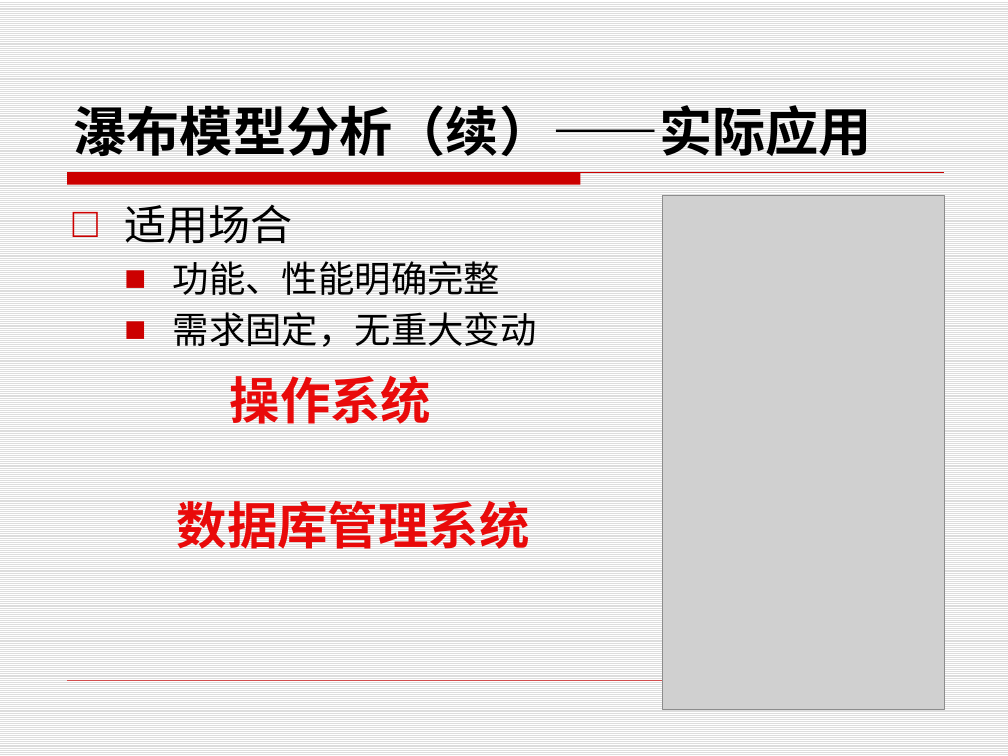
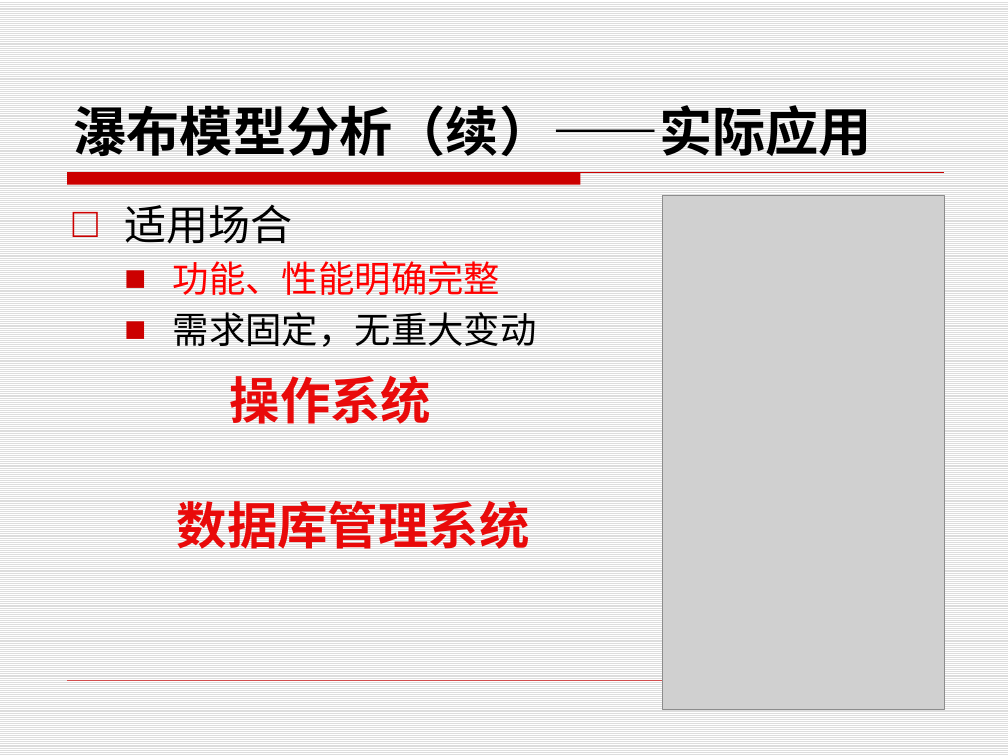
Before and after one commit to edu2act/course-foundation-software-tesing, a slide deck: slide 17 of PPT/第三部分 软件测试应用/10.1 软件开发模型.pptx (slide 21 before the commit). Drawn at 1008x756 pixels with LibreOffice and Linux fonts; fonts in the diff are those of the drawing; grey boxes stand for pictures. Boxes give left, top, right and bottom in pixels: in the first picture for what was removed or moved away, otherwise in the second. Text is boxed around its words. In the diff, an @@ line names an element or a change of style, - is before the commit and + after.

Commit message:
开发测试模型

```diff
--- a/PPT/第三部分 软件测试应用/10.1 软件开发模型.pptx
+++ b/PPT/第三部分 软件测试应用/10.1 软件开发模型.pptx
@@ text at (173, 261, 501, 295): text colour #000000 to #FF0000 in "功能、性能明确完整" @@
```
Also in this commit, not shown: 5 other slides changed, 4 slides removed, 2 other files.
